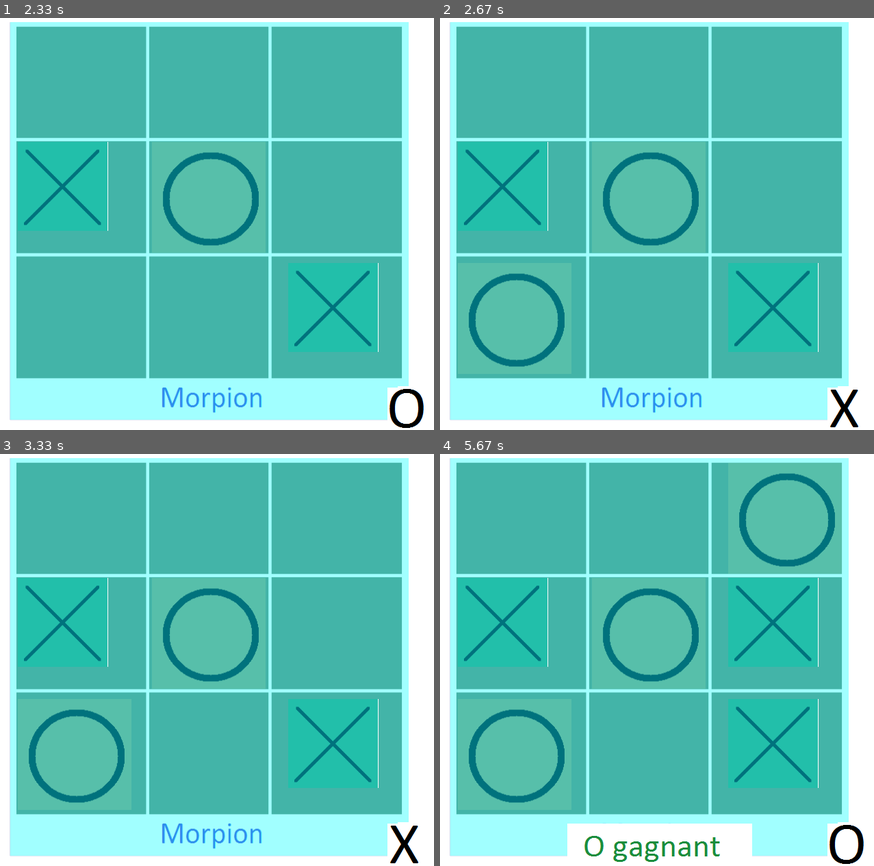
Above: before the commit, frames 1-4 (two rows, left to right).
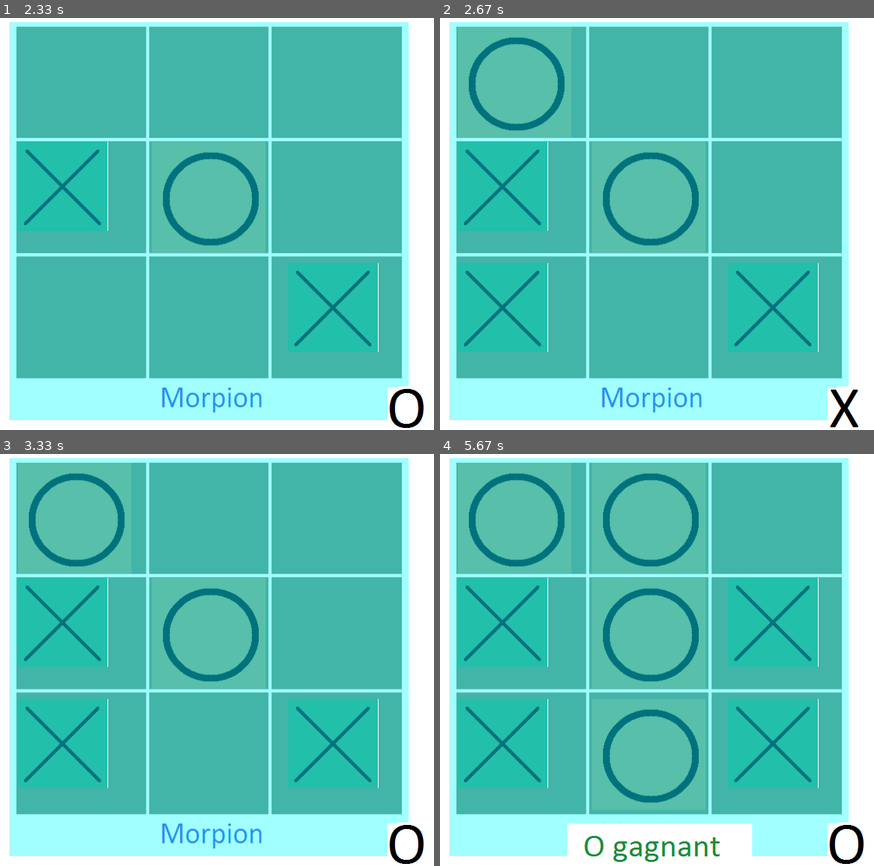
Above: after the commit, the same moments.

Repository: houmenou-cheikh/AI-Runtrack-1
Game: pygame game, started from pygame/morpion3.py
The game is run twice, just before and just after one commit, with the same random seed, the same clock (stepped at 60 frames per second) and the same inputs.
Inputs (mouse positions are in pixels of both pictures, inside the frame that each line leads up to):
- Up to frame 1 (2.33 s): click (212, 224) at 0.38 s; tap 3 at 0.67 s; tap 5 at 1.13 s; tap 4 at 1.73 s
- Up to frame 2 (2.67 s): tap 1 at 2.5 s
- Up to frame 3 (3.33 s): no input
- Up to frame 4 (5.67 s): tap 6 at 4.43 s; tap 0 at 5.47 s

Frame 1 is identical in both runs. In frame 2, 6.0% of the frame differs, in the area x 4-29%, y 4-85%; in frame 3, 6.5%; in frame 4, 9.2%, in the area x 4-92%, y 4-85%.

Commit message:
nouvelles versions de Morpion

Diff:
--- /dev/null
+++ b/pygame/Morpion.py
@@ -0,0 +1,290 @@
+import time
+import pygame
+from pygame.locals import *
+import sys
+
+pygame.init()
+fenetre = pygame.display.set_mode((648,604), RESIZABLE)
+pygame.display.set_caption("***\__Jeu de Morpion__/***")
+debut = pygame.image.load("home0.png").convert()
+fenetre.blit(debut, (0,0))
+pygame.display.flip()
+
+
+
+
+def besoinAide():
+  help = pygame.image.load("help.png").convert()
+  fenetre.blit(help, (0,0))
+  pygame.display.flip()
+
+  while True:
+    for event in pygame.event.get():                  				#demande d'aide avec bouton
+      if event.type==KEYDOWN:
+        pageAccueil()
+
+      if event.type==MOUSEBUTTONDOWN:								#demande d'aide avec la souris
+        if event.button == 1:
+          pageAccueil()
+
+def pageAccueil():
+  """la page d'accueil du jeu"""
+
+  debut = pygame.image.load("home0.png").convert()
+  fenetre.blit(debut, (0,0))
+  pygame.display.flip()
+
+  while True:
+    for event in pygame.event.get():
+      if event.type == QUIT:
+        pygame.quit()
+        sys.exit()
+
+      if event.type == MOUSEBUTTONDOWN:					#si on clic sur le bouton de la souris
+        if event.button == 1:							#si c'est le bouton gauche de la souris
+          if 488<event.pos[1]:							#si le curseur de la souris se trouve en desous de la position 488 de la fenetre
+            besoinAide()								#ouvrir la page aide
+
+      if event.type==KEYDOWN:							#commencer le jeu en appyant sur n'import quel bouton
+        jouerAuMorpion()								#faire appel a la fonction jouerAuMorpion
+
+def jouerAuMorpion():
+  fond = pygame.image.load("plateauDuJeu.png").convert()
+  fenetre.blit(fond, (0,0))
+  tcroix = pygame.image.load("tcroix.png").convert()
+  fenetre.blit(tcroix, (595,540))
+  pygame.display.flip()
+  background=[0,0,0,0,0,0,0,0,0]
+  croix=1
+  rond=2
+  player=croix
+  case=-1
+
+  while True:
+    utilisateur=True
+    while utilisateur:
+      for event in pygame.event.get():
+        if event.type == QUIT:
+          pygame.quit()
+          sys.exit()
+
+ #delimitation de la surface des petite cases
+        if event.type==MOUSEBUTTONDOWN:					#utilisateur de la souris
+          if event.button == 1:
+            if 355<event.pos[1]<540:					#position du curseur en longueur/en haut
+              if 9<event.pos[0]<220:					#position largeur
+                case=0
+                utilisateur=False
+
+              if 226<event.pos[0]<419:
+                case=1
+                utilisateur=False
+
+              if 425<event.pos[0]<636:
+                case=2
+                utilisateur=False
+
+            if 180<event.pos[1]<350:					#position du curseur en longueur/ au milieu
+              if 9<event.pos[0]<220:
+                case=3
+                utilisateur=False
+
+              if 226<event.pos[0]<419:
+                case=4
+                utilisateur=False
+
+              if 425<event.pos[0]<636:
+                case=5
+                utilisateur=False
+
+            if 7<event.pos[1]<175:						#position du curseur en longueur/ en bas
+              if 9<event.pos[0]<220:
+                case=6
+                utilisateur=False
+
+              if 226<event.pos[0]<419:
+                case=7
+                utilisateur=False
+
+              if 425<event.pos[0]<636:
+                case=8
+                utilisateur=False
+
+        if event.type==KEYDOWN:							#Utilisation des touches chiffrées/numeriques
+          if event.key == K_KP1:						#bouton 1 a 9
+            case=0
+            utilisateur=False
+          if event.key == K_KP2:
+            case=1
+            utilisateur=False
+          if event.key == K_KP3:
+            case=2
+            utilisateur=False
+          if event.key == K_KP4:
+            case=3
+            utilisateur=False
+          if event.key == K_KP5:
+            case=4
+            utilisateur=False
+          if event.key == K_KP6:
+            case=5
+            utilisateur=False
+          if event.key == K_KP7:
+            case=6
+            utilisateur=False
+          if event.key == K_KP8:
+            case=7
+            utilisateur=False
+          if event.key == K_KP9:
+            case=8
+            utilisateur=False
+
+    if background[case]==0:
+      background[case]=player
+      if case==0:
+        case=(37,361)
+      if case==1:
+        case=(236,361)
+      if case==2:
+        case=(435,361)
+      if case==3:
+        case=(37,181)
+      if case==4:
+        case=(236,181)
+      if case==5:
+        case=(435,181)
+      if case==6:
+        case=(37,7)
+      if case==7:
+        case=(236,7)
+      if case==8:
+        case=(435,7)
+
+      if player==1:
+        croix = pygame.image.load("croix.png").convert()
+        fenetre.blit(croix, case)
+        pygame.display.flip()
+        player=2
+        case=-1
+        g=gagnant(background)
+
+        if g==1:
+          gcroix = pygame.image.load("gcroix.png").convert()
+          fenetre.blit(gcroix, (200,542))
+          pygame.display.flip()
+          time.sleep(1.5)
+          menu = pygame.image.load("menu.png").convert()
+          fenetre.blit(menu, (190,200))
+          pygame.display.flip()
+
+          while True:
+            for event in pygame.event.get():
+              if event.type==KEYDOWN:
+                if event.key == K_KP0:
+                  pageAccueil()										#revenir a la page d'accueil
+
+                if event.key == K_KP1:								#recommencer le Jeu
+                  jouerAuMorpion()
+              if event.type == QUIT:
+                  pygame.quit()
+
+
+#le cas g==2 ne peut pas arriver car l'on vient de jouer une croix
+        if g==3:													# en cas d'egalité
+          egalite = pygame.image.load("egalite.png").convert()
+          fenetre.blit(egalite, (230,542))
+          blanc = pygame.image.load("blanc.png").convert()
+          fenetre.blit(blanc, (580,542))
+          pygame.display.flip()
+          time.sleep(1.5)
+          menu = pygame.image.load("menu.png").convert()
+          fenetre.blit(menu, (190,200))
+          pygame.display.flip()
+
+          while True:
+            for event in pygame.event.get():
+              if event.type==KEYDOWN:
+                if event.key == K_KP0:
+                  pageAccueil()
+
+                if event.key == K_KP1:
+                  jouerAuMorpion()
+
+              if event.type == QUIT:
+                pygame.quit()
+                sys.exit()
+
+        trond = pygame.image.load("trond.png").convert()				#joueur Numero 2
+        fenetre.blit(trond, (580,542))
+        pygame.display.flip()
+
+      else:
+        rond = pygame.image.load("Rond.png").convert()
+        fenetre.blit(rond, case)
+        player=1
+        pygame.display.flip()
+        case=-1
+        g=gagnant(background)
+
+#le cas g==1 ne peut pas arriver car l'on vient de jouer un rond
+        if g==2:
+          grond = pygame.image.load("grond.png").convert()
+          fenetre.blit(grond, (200,542))
+          pygame.display.flip()
+          time.sleep(1.5)
+          menu = pygame.image.load("menu.png").convert()
+          fenetre.blit(menu, (190,200))
+          pygame.display.flip()
+
+          while True:
+            for event in pygame.event.get():
+              if event.type==KEYDOWN:
+                if event.key == K_KP0:
+                  pageAccueil()
+                if event.key == K_KP1:
+                  jouerAuMorpion()
+
+#le cas g==3 ne peut pas arriver car les croix commencent et terminent
+        tcroix = pygame.image.load("tcroix.png").convert()
+        fenetre.blit(tcroix, (580,542))
+        pygame.display.flip()
+
+def gagnant(b):
+  if b[0]==b[1]==b[2] and b[0]!=0:
+    l=b[0]
+    return l
+  if b[3]==b[4]==b[5] and b[3]!=0:
+    l=b[3]
+    return l
+  if b[6]==b[7]==b[8] and b[6]!=0:
+    l=b[6]
+    return l
+  if b[0]==b[3]==b[6] and b[0]!=0:
+    l=b[0]
+    return l
+  if b[1]==b[4]==b[7] and b[1]!=0:
+    l=b[1]
+    return l
+  if b[2]==b[5]==b[8] and b[2]!=0:
+    l=b[2]
+    return l
+  if b[0]==b[4]==b[8] and b[4]!=0:
+    l=b[4]
+    return l
+  if b[2]==b[4]==b[6] and b[4]!=0:
+    l=b[4]
+    return l
+  if b[0]!=0 and b[1]!=0 and b[2]!=0 and b[3]!=0 and b[4]!=0 and b[5]!=0 and b[6]!=0 and b[7]!=0 and b[8]!=0:
+    return 3
+  return 0
+
+
+
+for event in pygame.event.get():
+       if event.type == QUIT:
+          pygame.quit()
+          sys.exit()
+
+
+# A laisser a la fin
+pageAccueil()
--- /dev/null
+++ b/pygame/initPygame.py
@@ -0,0 +1,77 @@
+# pyg0010_bases.py
+# Référence : https://openclassrooms.com/courses/interface-graphique-pygame-pour-python/premieres-fenetres
+# Premier essais avec Pygame en Python 3
+# Gestion d'événements :
+# https://openclassrooms.com/courses/interface-graphique-pygame-pour-python/gestion-des-evenements-1
+'''
+Liste des modules de Pygame :
+    display
+    mixer   # pour la gestion du son
+    draw
+    event
+    image
+    mouse
+    time
+'''
+
+import pygame
+from pygame.locals import *
+
+# Initialisation des modules de Pygame
+pygame.init()
+
+# Création d'une fenêtre graphique de Pygame
+##fenetre = pygame.display.set_mode((640, 480))
+
+# Permet de rendre la fenêtre de taille ajustable.
+fenetre = pygame.display.set_mode((640,480), RESIZABLE)
+
+# Une image pour le fond de la fenêtre
+fond = pygame.image.load("images/background_herbe.jpg").convert()
+perso1 = pygame.image.load("images/perso_1.png").convert_alpha()
+
+# Ne fonctionne pas !???
+perso1.set_colorkey((255,255,255)) #Rend le blanc (valeur RGB : 255,255,255) de l'image transparent
+
+
+# Affiche l'image dans la fenêtre
+fenetre.blit(fond, (0, 0))
+
+# Affiche le personnage au-dessus de l'herbe
+fenetre.blit(perso1, (200, 200))
+
+# Actualise la fenêtre
+pygame.display.flip()
+
+nPosX = 200 # Position en X de la personne
+nPosY = 200 # Position en Y de la personne
+
+pygame.key.set_repeat(400, 30)
+
+# Variable qui continue la boucle si = 1, stoppe si = 0
+continuer = 1
+
+# ================================================
+# Boucle principale
+while continuer:
+
+    # Boucle sur tous les événements gérés par Pygame
+    for event in pygame.event.get():
+        if event.type == QUIT or event.type == KEYDOWN and event.key == K_ESCAPE:
+            # La fenêtre a été fermée ou La touche ESC a été pressée.
+            continuer = 0 # Indique de sortir de la boucle.
+
+        if event.type == KEYDOWN:  # KEYUP existe aussi
+            if event.key == K_RIGHT: nPosX += 20
+            if event.key == K_LEFT: nPosX -= 20
+            if event.key == K_UP: nPosY -= 20
+            if event.key == K_DOWN: nPosY += 20
+
+            fenetre.blit(fond, (0, 0))
+            fenetre.blit(perso1, (nPosX, nPosY))
+
+            # Actualise la fenêtre
+            pygame.display.flip()
+
+pygame.display.quit() # ferme la fenêtre, c.f. https://www.pygame.org/docs/ref/display.html
+pygame.quit() # quitte pygame, c.f. https://www.pygame.org/docs/ref/pygame.html
--- a/pygame/morpion3.py
+++ b/pygame/morpion3.py
@@ -182,7 +182,6 @@
 
      background=[0,0,0,0,0,0,0,0,0]
      caseVide = {1:(40,360),2:(236,360),3:(435,360),4:(40,183),5:(236,183),6:(435,183),7:(40,15),8:(236,15),9:(435,15)}
-     caseForcing = {1:(40,360),2:(236,360),3:(435,360),4:(40,183),5:(236,183),6:(435,183),7:(40,15),8:(236,15),9:(435,15)}
      J1 = 1
      case = 0
 
@@ -343,15 +342,32 @@
                background[choice_IA -1] = 2
                J1 = 1
 
-             elif choice_IA != 100:
-               AI_joue(caseForcing[choice_IA])
-               background[choice_IA -1] = 2
-               J1 = 1
+
              else:
                if background[4] == 0:
                  AI_joue(caseVide[5])
                  del caseVide[5]
                  background[4] = 2
+                 J1 = 1
+               elif background[6] == 0:
+                 AI_joue(caseVide[7])
+                 del caseVide[7]
+                 background[6] = 2
+                 J1 = 1
+               elif background[0] == 0:
+                 AI_joue(caseVide[1])
+                 del caseVide[1]
+                 background[0] = 2
+                 J1 = 1
+               elif background[2] == 0:
+                 AI_joue(caseVide[3])
+                 del caseVide[3]
+                 background[2] = 2
+                 J1 = 1
+               elif background[8] == 0:
+                 AI_joue(caseVide[9])
+                 del caseVide[9]
+                 background[8] = 2
                  J1 = 1
                else:
                  AI_choice = random.choice(list(caseVide.keys()))
